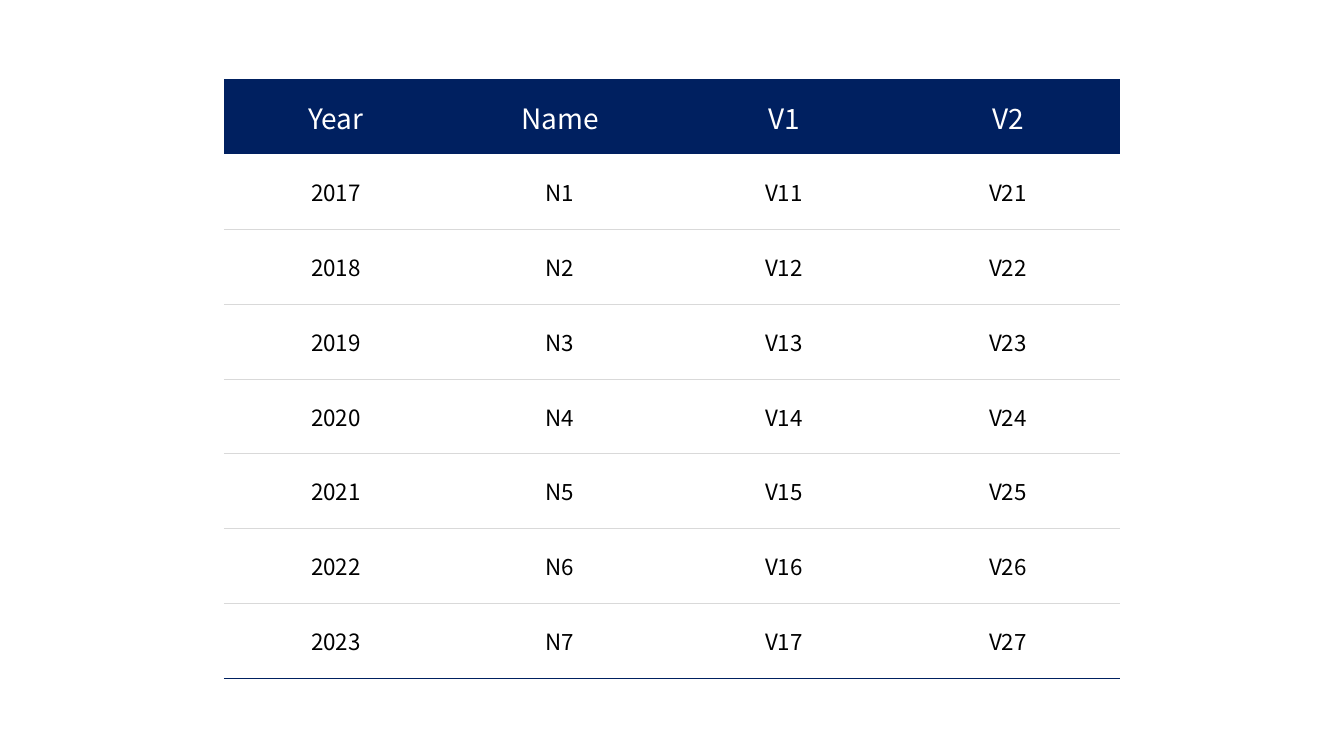
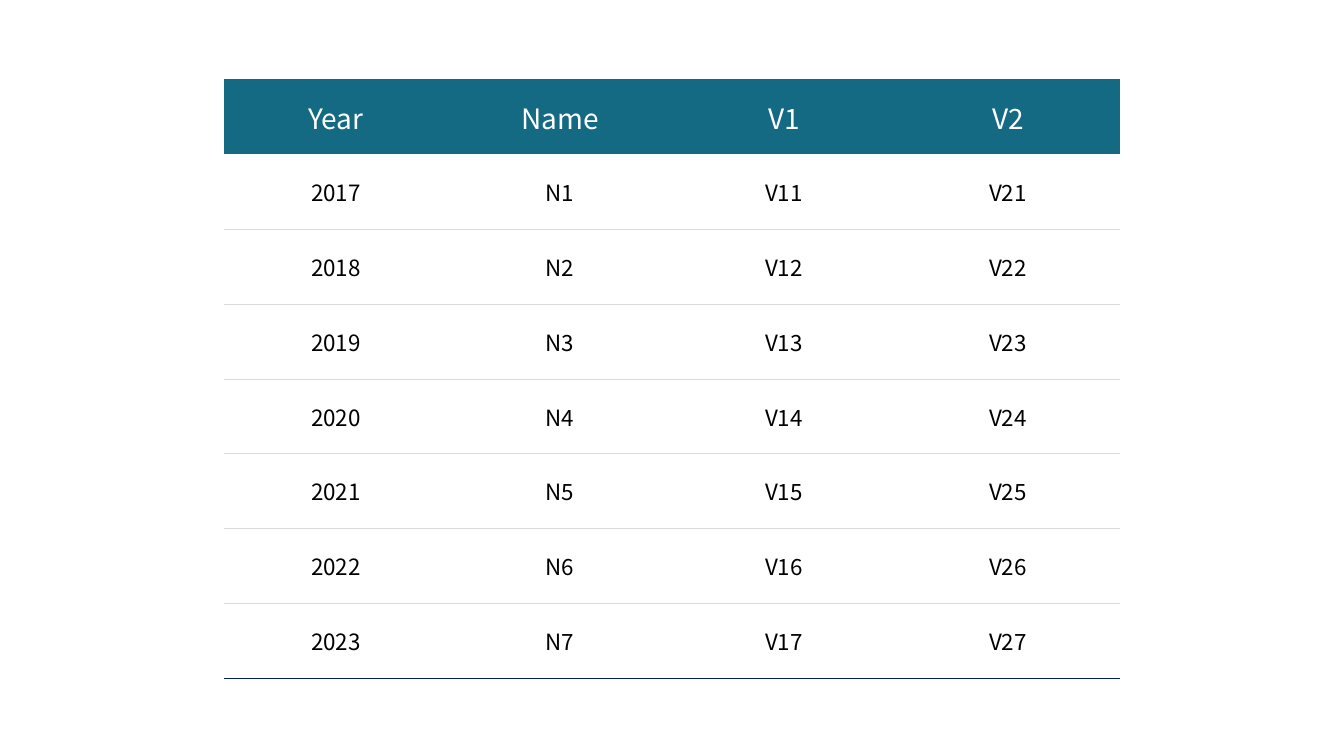
Before and after one commit to sdjhs0327/ws_fn, a slide deck: slide 2 of data/장표디자인팁.pptx. Drawn at 1344x756 pixels with LibreOffice and Linux fonts; fonts in the diff are those of the drawing. Boxes give left, top, right and bottom in pixels: in the first picture for what was removed or moved away, otherwise in the second. Text is boxed around its words. In the diff, an @@ line names an element or a change of style, - is before the commit and + after.

```diff
--- a/data/장표디자인팁.pptx
+++ b/data/장표디자인팁.pptx
@@ table at <box>224,80,1119,679</box> @@
@@ fill #002060 to #146A82 in row 1 @@
```
Also in this commit, not shown: 3 other slides changed, 1 slide added, 3 other files.
